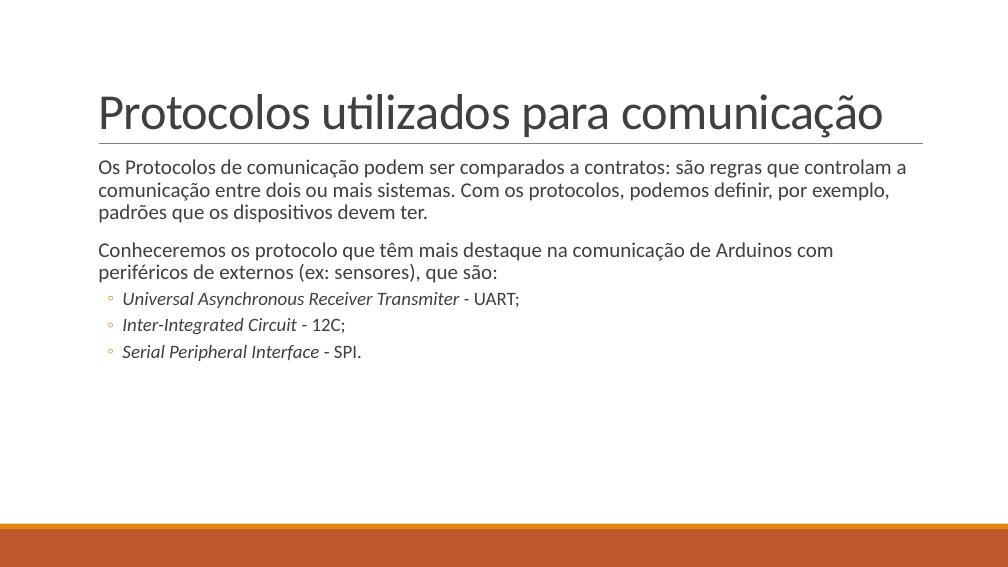
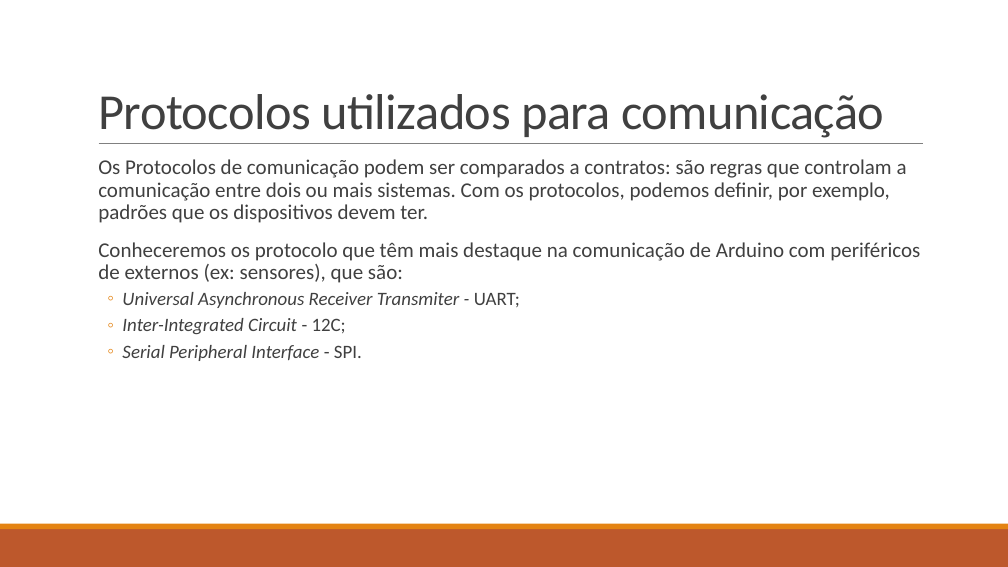
Before and after one commit to LucasHerculanoAmaro/Minhas-Aulas, a slide deck: slide 10 of Eugenio Mariz de Oliveira Netto/Programação de Aplicativos Mobile II/Aula 9/Introdução à Internet das Coisas na plataforma Arduíno.pptx. Drawn at 1008x567 pixels with LibreOffice and Linux fonts; fonts in the diff are those of the drawing. Boxes give left, top, right and bottom in pixels: in the first picture for what was removed or moved away, otherwise in the second. Text is boxed around its words. In the diff, an @@ line names an element or a change of style, - is before the commit and + after.

```diff
--- a/Eugenio Mariz de Oliveira Netto/Programação de Aplicativos Mobile II/Aula 9/Introdução à Internet das Coisas na plataforma Arduíno.pptx
+++ b/Eugenio Mariz de Oliveira Netto/Programação de Aplicativos Mobile II/Aula 9/Introdução à Internet das Coisas na plataforma Arduíno.pptx
@@ text at (98,242,920,283): text changed @@
-  Conheceremos os protocolo que têm mais destaque na comunicação de Arduinos com periféricos de externos (ex: sensores), que são:
+  Conheceremos os protocolo que têm mais destaque na comunicação de Arduino com periféricos de externos (ex: sensores), que são:
```
Also in this commit, not shown: 3 other slides changed.
